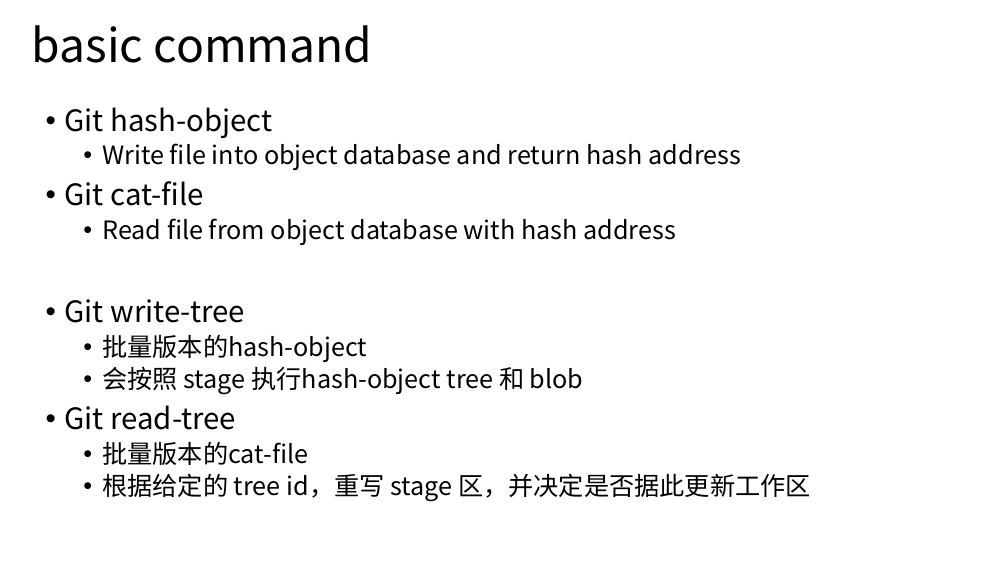
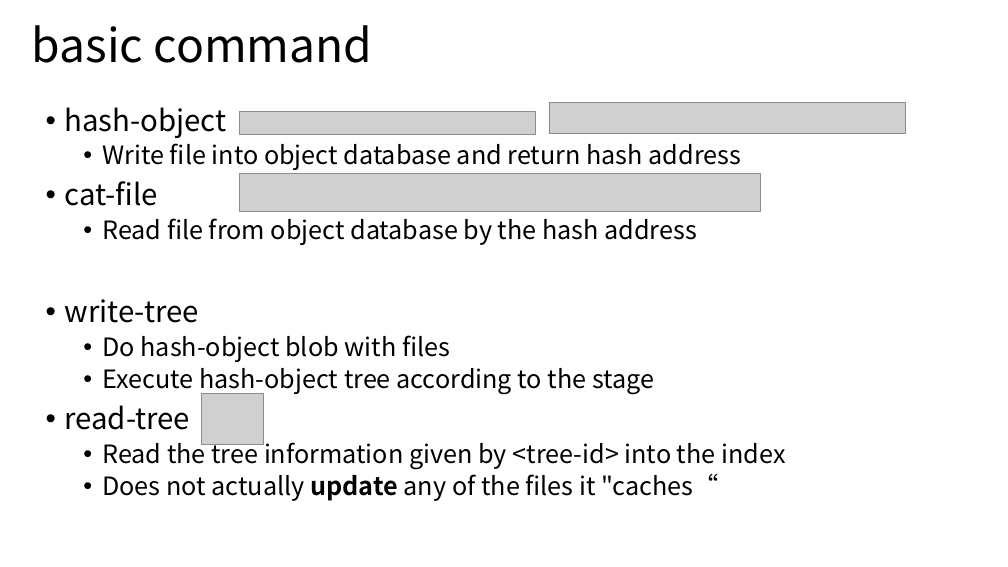
Before and after one commit to ReZeroS/git, a slide deck: slide 7 of doc/ZIT.pptx (slide 5 before the commit). Drawn at 1008x567 pixels with LibreOffice and Linux fonts; fonts in the diff are those of the drawing; grey boxes stand for pictures. Boxes give left, top, right and bottom in pixels: in the first picture for what was removed or moved away, otherwise in the second. Text is boxed around its words. In the diff, an @@ line names an element or a change of style, - is before the commit and + after.

```diff
--- a/doc/ZIT.pptx
+++ b/doc/ZIT.pptx
@@ text at (x1=65, y1=107, x2=227, y2=138): text changed @@
-• Git hash-object
+• hash-object
@@ picture added at (x1=239, y1=111, x2=535, y2=134) @@
@@ picture added at (x1=549, y1=103, x2=906, y2=135) @@
@@ picture added at (x1=239, y1=173, x2=761, y2=212) @@
@@ text at (x1=65, y1=181, x2=785, y2=501): text changed @@
-• Git cat-file
-  • Read file from object database with hash address
-• Git write-tree
-  • 批量版本的hash-object
-  • 会按照 stage 执行hash-object tree 和 blob
-• Git read-tree
-  • 批量版本的cat-file
-  • 根据给定的 tree id，重写 stage 区，并决定是否据此更新工作区
+• cat-file
+  • Read file from object database by the hash address
+• write-tree
+  • Do hash-object blob with files
+  • Execute hash-object tree according to the stage
+• read-tree
+  • Read the tree information given by <tree-id> into the index
+  • Does not actually update any of the files it "caches“
@@ picture added at (x1=201, y1=394, x2=263, y2=445) @@
```
Also in this commit, not shown: 5 other slides changed, 10 slides added, 7 slides removed, 2 other files.
